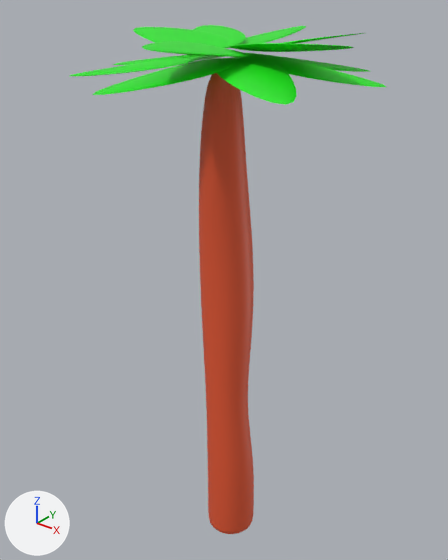
A saved change to the glTF model assets/models/palm_tree.glb.
Before and after are seen from a 50 mm lens placed at (14.9, -19.3, 26.0), pointed at (-0.7, 0.2, 13.9). The lights are fixed; the arrows at lower left show +X, +Y and +Z. Where no turn or scale is listed for an object, it has been applied to the vertices. Vertices at the same position are counted once.
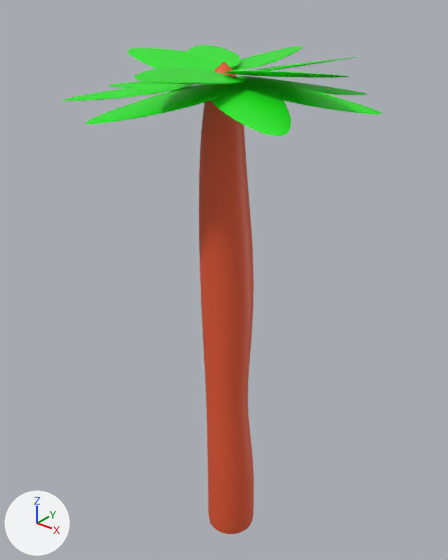
Where the newer file only moved an object's origin or applied its transform, the numbers keep the older frame.

Edits to the bpy script that builds the scene:
```text
Change me_cylinder:
    where me_cylinder.from_pydata(...)  # 6110 vertices, 12160 faces; spans x -6.2..5.6, y -6.2..5.9, z -11.9..12.2
    used by ob_cylinder; location = (0.0, 0.0, 11.93)
    me_cylinder part 1: the loose piece of 162 vertices spanning x -0.4..3.5, y 0.2..4.5, z 10.7..11.5 is moved by (0.3, -0.7, -0.8)
    me_cylinder part 2: the loose piece of 162 vertices spanning x 0.4..5.6, y -0.8..1.7, z 10.7..11.5 is moved by (0.3, -0.7, -0.8)
    me_cylinder part 3: the loose piece of 162 vertices spanning x 0.3..4.8, y -3.9..0.0, z 10.7..11.5 is moved by (0.3, -0.7, -0.8)
    me_cylinder part 4: the loose piece of 162 vertices spanning x -1.3..1.4, y -6.2..-1.0, z 10.7..11.5 is moved by (0.3, -0.7, -0.8)
    me_cylinder part 5: the loose piece of 162 vertices spanning x -4.9..-0.3, y -4.0..-0.3, z 10.7..11.5 is moved by (0.3, -0.7, -0.8)
    me_cylinder part 6: the loose piece of 162 vertices spanning x -6.2..-1.0, y -1.7..0.8, z 10.7..11.5 is moved by (0.3, -0.7, -0.8)
    me_cylinder part 7: the loose piece of 162 vertices spanning x -5.2..-0.8, y -0.3..2.5, z 10.7..11.5 is moved by (0.3, -0.7, -0.8)
    me_cylinder part 8: the loose piece of 162 vertices spanning x -5.8..-0.6, y -1.1..1.4, z 11.6..12.2 is moved by (0.3, -0.7, -0.8)
    me_cylinder part 9: the loose piece of 162 vertices spanning x -4.5..-0.4, y -0.4..3.5, z 11.6..12.2 is moved by (0.3, -0.7, -0.8)
    me_cylinder part 10: the loose piece of 162 vertices spanning x -1.8..0.6, y 0.6..5.9, z 11.6..12.2 is moved by (0.3, -0.7, -0.8)
    me_cylinder part 11: the loose piece of 162 vertices spanning x -0.2..3.4, y 0.1..4.0, z 11.6..12.2 is moved by (0.3, -0.7, -0.8)
    me_cylinder part 12: the loose piece of 162 vertices spanning x 0.1..5.3, y -1.5..1.0, z 11.6..12.2 is moved by (0.3, -0.7, -0.8)
    me_cylinder part 13: the loose piece of 162 vertices spanning x -0.9..1.6, y -5.6..-0.3, z 11.6..12.2 is moved by (0.3, -0.7, -0.8)
```

What differs and where, as boxes [x1, y1, x2, y2] in the pictures (448 x 560 px; the box of a moved part takes in the faces that stretch with it):
'Cylinder', reshaped
    before: [69, 25, 386, 534]
    after: [63, 45, 382, 534]
part 1 of me_cylinder, moved or reshaped
    before: [246, 53, 370, 72]
    after: [237, 76, 367, 95]
part 2 of me_cylinder, moved or reshaped
    before: [246, 55, 386, 87]
    after: [242, 79, 382, 115]
part 3 of me_cylinder, moved or reshaped
    before: [217, 57, 297, 105]
    after: [211, 82, 291, 136]
part 4 of me_cylinder, moved or reshaped
    before: [93, 58, 237, 95]
    after: [85, 84, 232, 124]
part 5 of me_cylinder, moved or reshaped
    before: [69, 55, 208, 76]
    after: [63, 83, 195, 101]
part 6 of me_cylinder, moved or reshaped
    before: [113, 55, 199, 65]
    after: [108, 81, 167, 88]
part 7 of me_cylinder, moved or reshaped (not visible afterwards)
    before: [200, 56, 226, 60]
part 8 of me_cylinder, moved or reshaped
    before: [133, 27, 230, 48]
    after: [127, 48, 224, 72]
part 9 of me_cylinder, moved or reshaped
    before: [193, 25, 246, 48]
    after: [187, 45, 241, 68]
part 10 of me_cylinder, moved or reshaped
    before: [226, 26, 306, 48]
    after: [231, 46, 303, 71]
part 11 of me_cylinder, moved or reshaped
    before: [283, 33, 364, 44]
    after: [258, 57, 356, 71]
part 12 of me_cylinder, moved or reshaped
    before: [230, 43, 354, 52]
    after: [225, 70, 349, 78]
part 13 of me_cylinder, moved or reshaped
    before: [142, 41, 250, 57]
    after: [134, 67, 245, 84]
